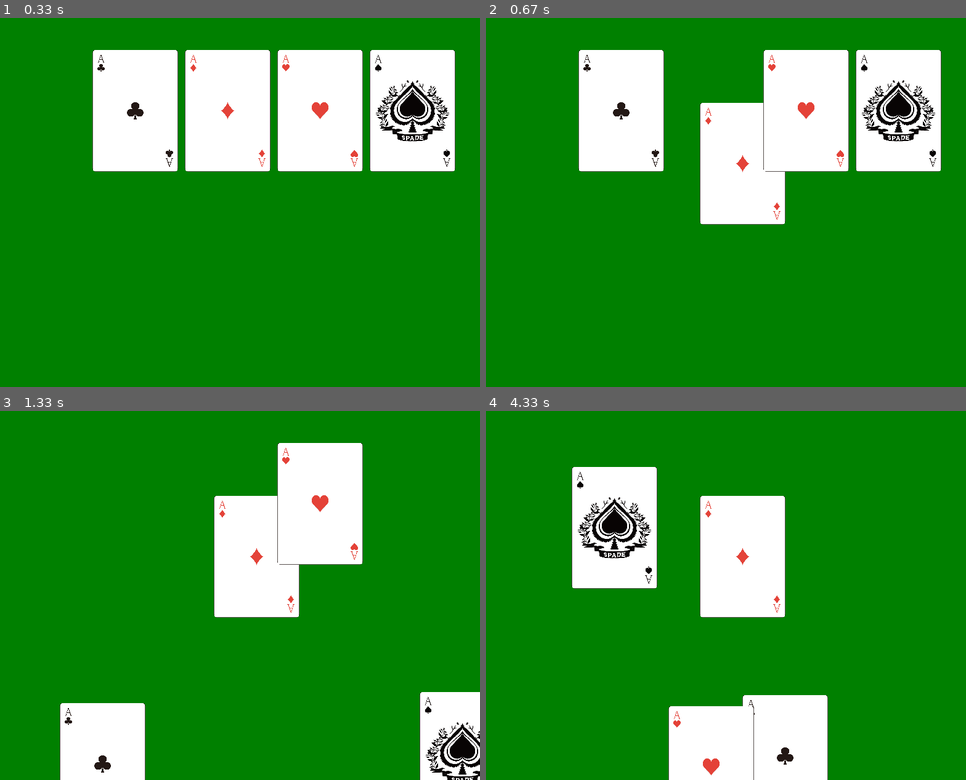
Above: before the commit, frames 1-4 (two rows, left to right).
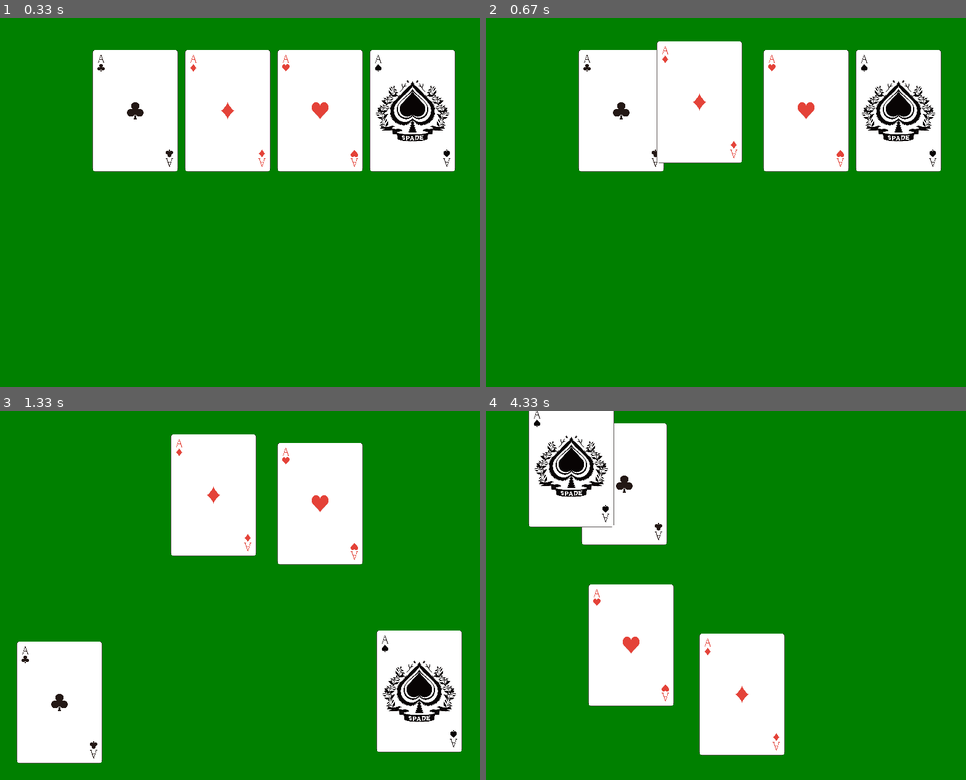
Above: after the commit, the same moments.

Repository: kaseyuina/pygame_test
Game: pygame game, started from pygame_test.py
The game is run twice, just before and just after one commit, with the same random seed, the same clock (stepped at 60 frames per second) and the same inputs.
Inputs (mouse positions are in pixels of both pictures, inside the frame that each line leads up to):
- Up to frame 1 (0.33 s): no input
- Up to frame 2 (0.67 s): press the mouse at (711, 110) at 0.37 s; move the mouse to (706, 106) at 0.47 s; release the mouse at (697, 102) at 0.6 s
- Up to frame 3 (1.33 s): press the mouse at (134, 503) at 0.7 s; move the mouse to (96, 602) at 0.8 s; release the mouse at (57, 702) at 0.93 s; press the mouse at (412, 503) at 1.03 s; move the mouse to (417, 595) at 1.13 s; release the mouse at (417, 691) at 1.27 s
- Up to frame 4 (4.33 s): press the mouse at (543, 702) at 1.87 s; move the mouse to (586, 591) at 1.97 s; release the mouse at (625, 484) at 2.1 s; press the mouse at (903, 691) at 2.2 s; move the mouse to (716, 695) at 2.3 s; release the mouse at (534, 698) at 2.43 s; press the mouse at (697, 495) at 2.53 s; move the mouse to (769, 529) at 2.63 s; release the mouse at (841, 562) at 2.77 s; press the mouse at (534, 698) at 3.37 s; move the mouse to (553, 580) at 3.47 s; release the mouse at (572, 466) at 3.6 s; press the mouse at (841, 562) at 3.7 s; move the mouse to (793, 628) at 3.8 s; release the mouse at (740, 695) at 3.93 s; press the mouse at (841, 562) at 4.03 s; move the mouse to (754, 632) at 4.13 s; release the mouse at (668, 706) at 4.27 s

Frame 1 is identical in both runs. In frame 2, 7.7% of the frame differs, in the area x 35-63%, y 6-56%; in frame 3, 21%; in frame 4, 29%, in the area x 8-72%, y 0-100%.

Commit message:
Changed the mouse position to be more natural

Diff:
--- a/pygame_test.py
+++ b/pygame_test.py
@@ -43,6 +43,10 @@
 CARD_Y = 50
 
 selected_image = None
+clicked_x = 0
+clicked_y = 0
+image_x = 0
+image_y = 0
 
 # Game loop
 running = True
@@ -51,25 +55,29 @@
         if event.type == pygame.QUIT:
             running = False
         elif event.type == pygame.MOUSEBUTTONDOWN:
-            # マウスがクリックされたら、どの画像が選択されたかを判定する
+            # When the mouse is clicked, it recognizes which image is clicked
             x, y = event.pos
             for image, position in images.items():
                 image_width, image_height = image.get_size()
                 rect = pygame.Rect(position[0], position[1], image_width, image_height)
+                image_x = position[0]
+                image_y = position[1]
                 if rect.collidepoint(x, y):
+                    clicked_x, clicked_y = pygame.mouse.get_pos()
                     selected_image = image
                     break
         elif event.type == pygame.MOUSEBUTTONUP:
-            # マウスが離されたら、選択された画像の位置を更新する
+            # When mouse is left, selected image position is updated
             if selected_image:
                 x, y = event.pos
-                images[selected_image] = (x, y)
+                # images[selected_image] = (x - clicked_x, y - clicked_y)
+                images[selected_image] = (x - clicked_x + image_x, y - clicked_y + image_y)
                 selected_image = None
         elif event.type == pygame.MOUSEMOTION:
-            # マウスがドラッグされているとき、選択された画像を移動する
+            # When the mouse is moved, it moves the selected image
             if selected_image:
                 x, y = event.pos
-                images[selected_image] = (x, y)
+                images[selected_image] = (x - clicked_x + image_x, y - clicked_y + image_y)
 
     # Displaying background
     screen.fill((0, 128, 0))
